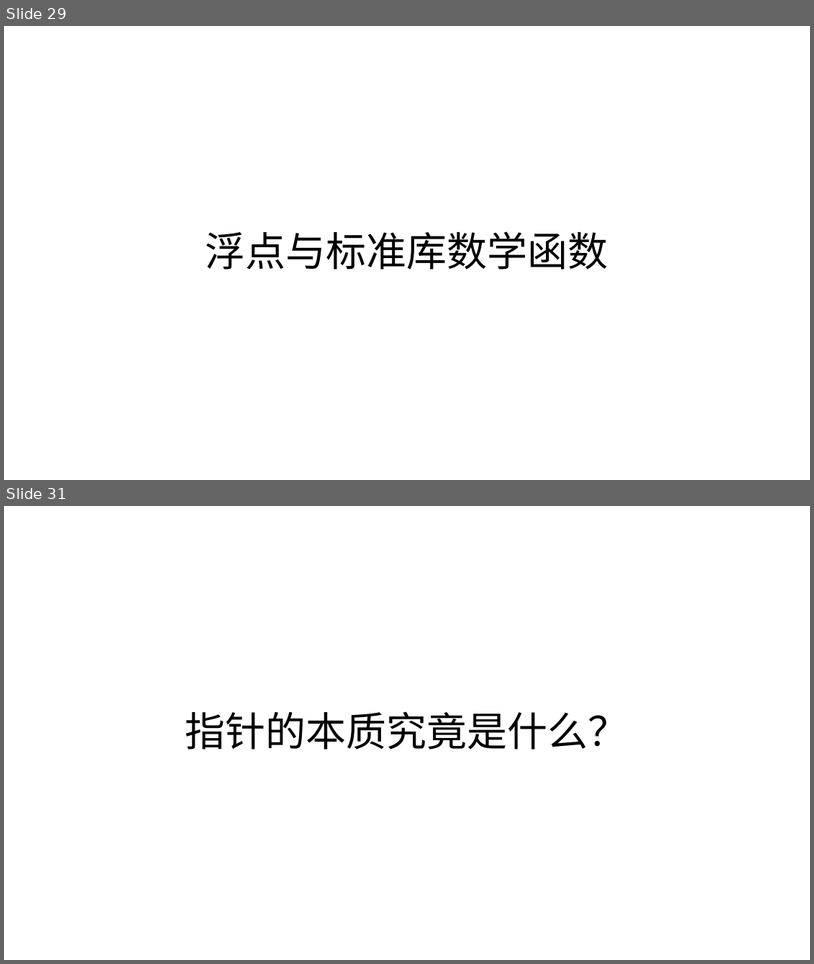
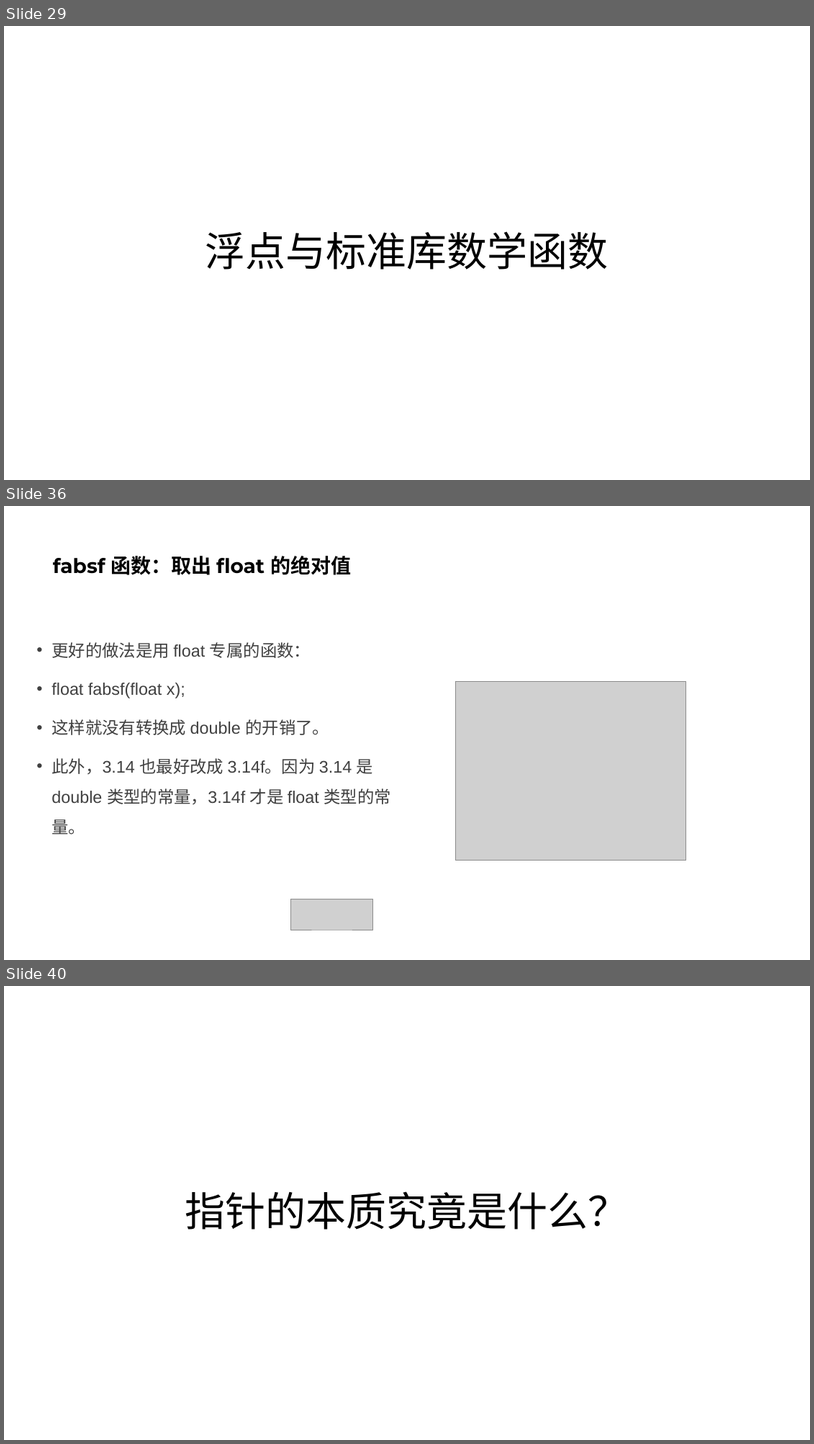
Before and after one commit to parallel101/course, a slide deck: 12/slides.pptx. Shown one above the other, each under a label of ours: slides 29 and 31 before the commit, slides 29, 36 and 40 after it; the slides between them are not shown. The pictures are 814x964 and 814x1444 pixels, drawn with LibreOffice and Linux fonts; fonts in the diff are those of the drawing; grey boxes stand for pictures. Boxes give left, top, right and bottom in pixels: in the first picture for what was removed or moved away, otherwise in the second. Text is boxed around its words. In the diff, an @@ line names an element or a change of style, - is before the commit and + after.

```diff
--- a/12/slides.pptx
+++ b/12/slides.pptx
@@ slide 36 added at (x1=4, y1=506, x2=810, y2=960), background #FFFFFF @@
@@ title added at (x1=53, y1=556, x2=351, y2=575), 24 pt, text #000000, bold @@
+fabsf 函数：取出 float 的绝对值
@@ text added at (x1=52, y1=642, x2=391, y2=834), 20 pt, text #404040 @@
+• 更好的做法是用 float 专属的函数：
+• float fabsf(float x);
+• 这样就没有转换成 double 的开销了。
+• 此外，3.14 也最好改成 3.14f。因为 3.14 是 double 类型的常量，3.14f 才是 float 类型的常量。
@@ picture added at (x1=456, y1=682, x2=686, y2=860) @@
@@ picture added at (x1=291, y1=898, x2=373, y2=929) @@
@@ what was slide 31 is now slide 40 @@
```
Also in this commit, not shown: 1 slide changed, 9 other slides added, 1 slide removed, 16 other files.
